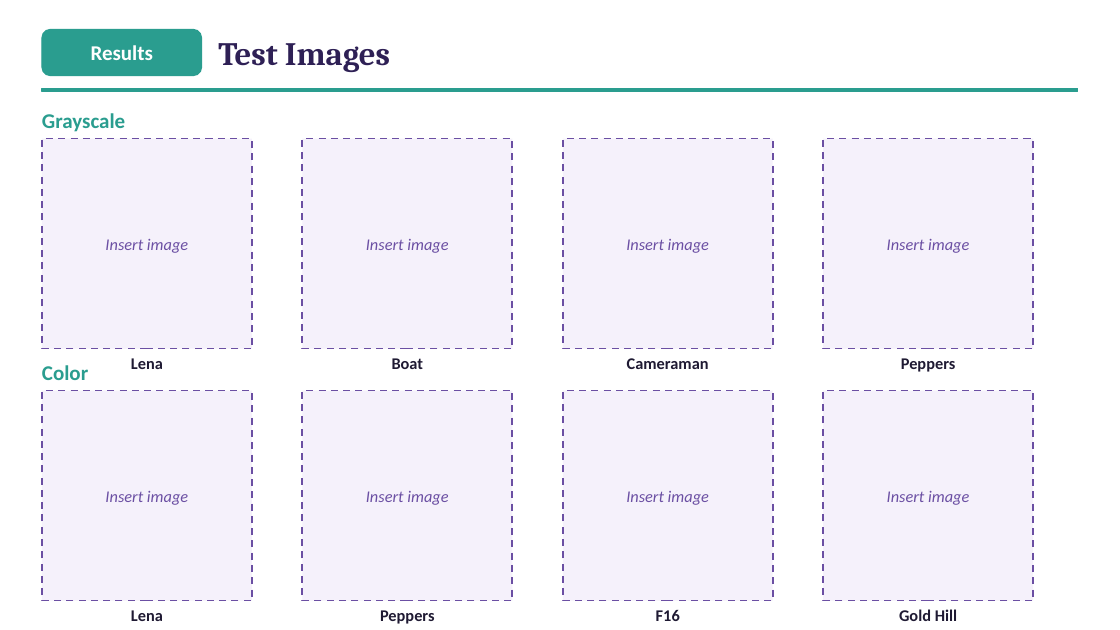
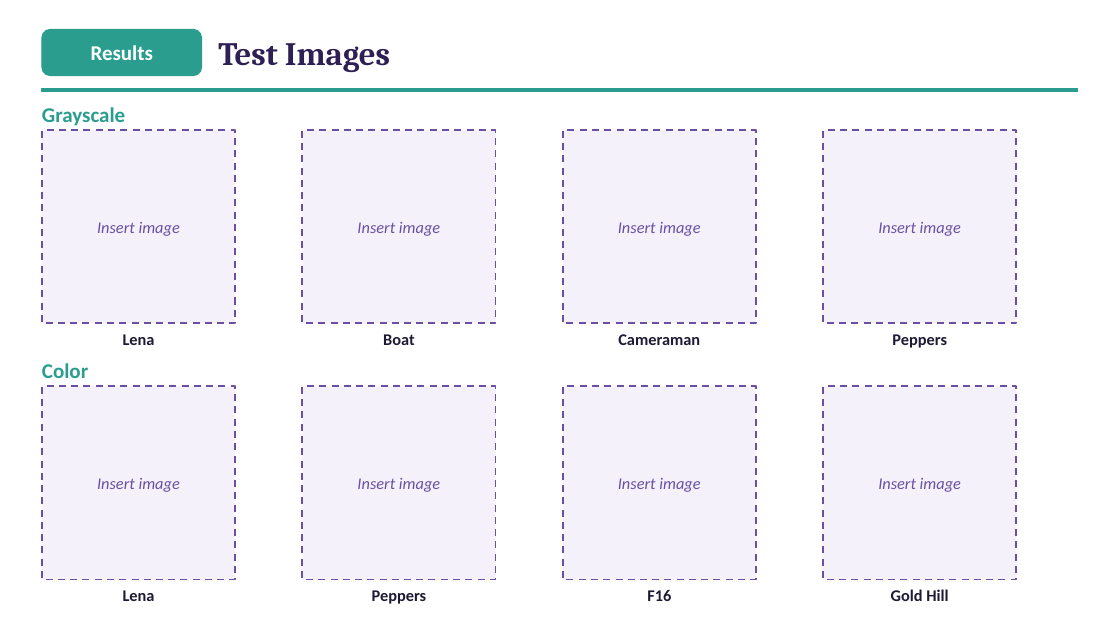
Before and after one commit to ibtihal-cpu/mihk, a slide deck: slide 20 of results/seminar/figs/Seminar_Ibtihal_v3.pptx. Drawn at 1120x630 pixels with LibreOffice and Linux fonts; fonts in the diff are those of the drawing. Boxes give left, top, right and bottom in pixels: in the first picture for what was removed or moved away, otherwise in the second. Text is boxed around its words. In the diff, an @@ line names an element or a change of style, - is before the commit and + after.

```diff
--- a/results/seminar/figs/Seminar_Ibtihal_v3.pptx
+++ b/results/seminar/figs/Seminar_Ibtihal_v3.pptx
@@ text "Grayscale": place and size @@
-text "Grayscale" at [42, 113, 125, 132]
+text "Grayscale" at [42, 107, 125, 126]
@@ text "Insert image": place and size @@
-text "Insert image" at [105, 239, 188, 253]
+text "Insert image" at [97, 222, 180, 236]
@@ rectangle: place and size @@
-rectangle at [42, 139, 252, 349]
+rectangle at [42, 130, 235, 323]
@@ text "Insert image": place and size @@
-text "Insert image" at [366, 239, 448, 253]
+text "Insert image" at [357, 222, 440, 236]
@@ rectangle: place and size @@
-rectangle at [302, 139, 513, 349]
+rectangle at [302, 130, 496, 323]
@@ text "Insert image": place and size @@
-text "Insert image" at [626, 239, 709, 253]
+text "Insert image" at [618, 222, 700, 236]
@@ rectangle: place and size @@
-rectangle at [563, 139, 773, 349]
+rectangle at [563, 130, 756, 323]
@@ text "Insert image": place and size @@
-text "Insert image" at [887, 239, 969, 253]
+text "Insert image" at [878, 222, 961, 236]
@@ rectangle: place and size @@
-rectangle at [823, 139, 1033, 349]
+rectangle at [823, 130, 1017, 323]
@@ text "Lena": place and size @@
-text "Lena" at [131, 358, 163, 369]
+text "Lena" at [123, 334, 155, 345]
@@ text "Boat": place and size @@
-text "Boat" at [392, 358, 424, 369]
+text "Boat" at [383, 334, 415, 345]
@@ text "Cameraman": place and size @@
-text "Cameraman" at [627, 358, 709, 369]
+text "Cameraman" at [618, 334, 700, 345]
@@ text "Peppers": place and size @@
-text "Peppers" at [901, 358, 956, 372]
+text "Peppers" at [892, 334, 947, 348]
@@ text "Insert image": place and size @@
-text "Insert image" at [105, 491, 188, 505]
+text "Insert image" at [97, 478, 180, 492]
@@ rectangle: place and size @@
-rectangle at [42, 391, 252, 601]
+rectangle at [42, 386, 235, 580]
@@ text "Insert image": place and size @@
-text "Insert image" at [366, 491, 448, 505]
+text "Insert image" at [357, 478, 440, 492]
@@ rectangle: place and size @@
-rectangle at [302, 391, 513, 601]
+rectangle at [302, 386, 496, 580]
@@ text "Insert image": place and size @@
-text "Insert image" at [626, 491, 709, 505]
+text "Insert image" at [618, 478, 700, 492]
@@ rectangle: place and size @@
-rectangle at [563, 391, 773, 601]
+rectangle at [563, 386, 756, 580]
@@ text "Insert image": place and size @@
-text "Insert image" at [887, 491, 969, 505]
+text "Insert image" at [878, 478, 961, 492]
@@ rectangle: place and size @@
-rectangle at [823, 391, 1033, 601]
+rectangle at [823, 386, 1017, 580]
@@ text "Lena": place and size @@
-text "Lena" at [131, 610, 163, 621]
+text "Lena" at [123, 590, 155, 601]
@@ text "Peppers": place and size @@
-text "Peppers" at [380, 610, 435, 624]
+text "Peppers" at [372, 590, 427, 604]
@@ text "F16": place and size @@
-text "F16" at [656, 610, 680, 621]
+text "F16" at [647, 590, 671, 601]
@@ text "Gold Hill": place and size @@
-text "Gold Hill" at [899, 609, 957, 621]
+text "Gold Hill" at [891, 589, 948, 601]
```
Also in this commit, not shown: 6 other slides changed, 7 other files.
